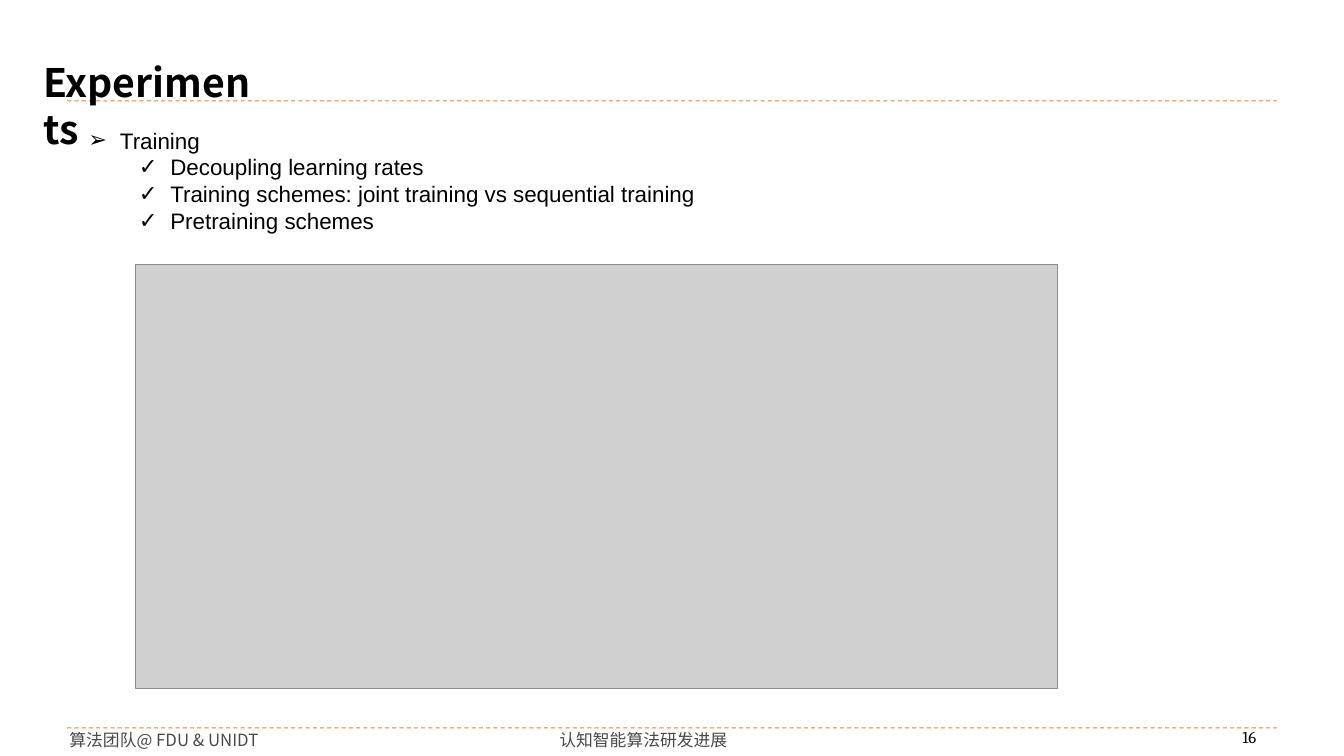
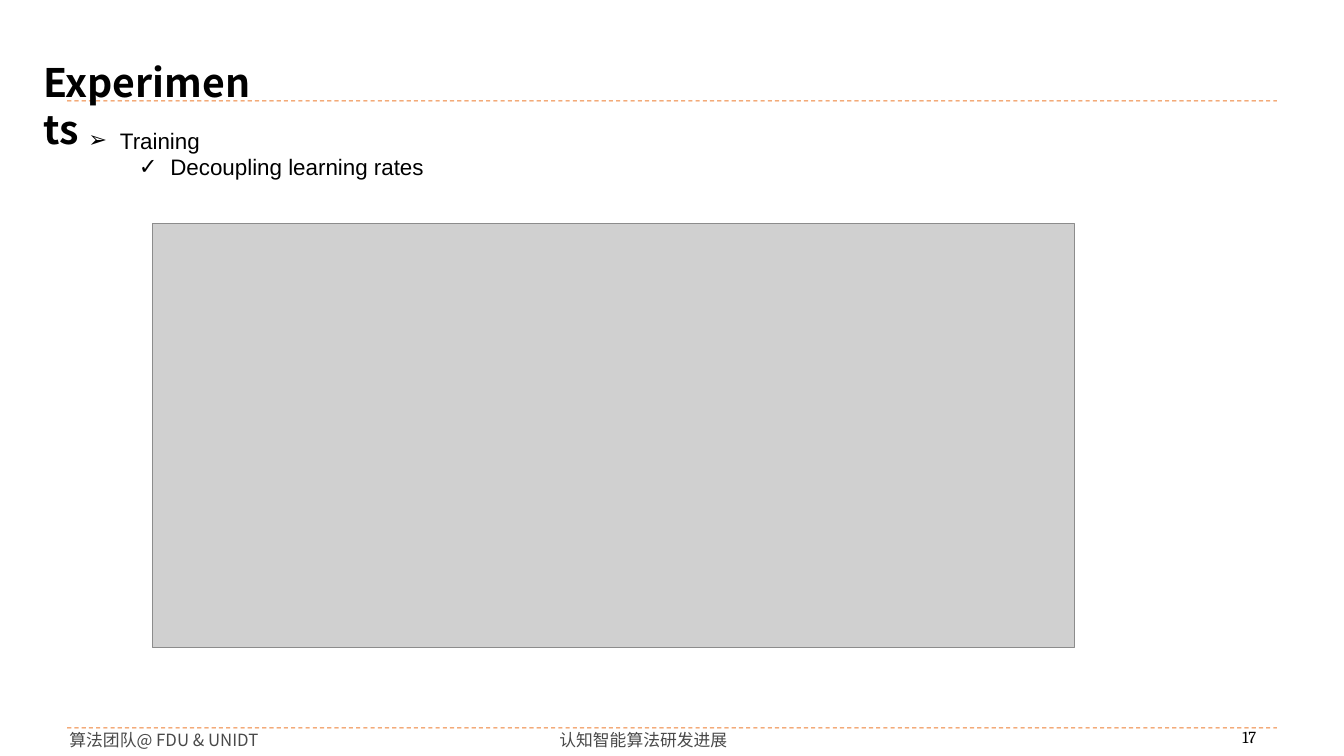
Before and after one commit to buyizhiyou/YYMUncertainty, a slide deck: slide 17 of pre/ddu_pre.pptx (slide 16 before the commit). Drawn at 1344x756 pixels with LibreOffice and Linux fonts; fonts in the diff are those of the drawing; grey boxes stand for pictures; background and template pictures are left out. Boxes give left, top, right and bottom in pixels: in the first picture for what was removed or moved away, otherwise in the second. Text is boxed around its words. In the diff, an @@ line names an element or a change of style, - is before the commit and + after.

```diff
--- a/pre/ddu_pre.pptx
+++ b/pre/ddu_pre.pptx
@@ text at (x1=170, y1=185, x2=694, y2=234): paragraphs removed @@
-  ✓ Training schemes: joint training vs sequential training
-  ✓ Pretraining schemes
@@ picture moved from (x1=136, y1=264, x2=1059, y2=689) to (x1=152, y1=224, x2=1075, y2=648) @@
@@ page number at (x1=1242, y1=728, x2=1256, y2=743): text changed @@
-16
+17
```
Also in this commit, not shown: 13 other slides changed, 6 slides added, 3 slides removed, 10 other files.
